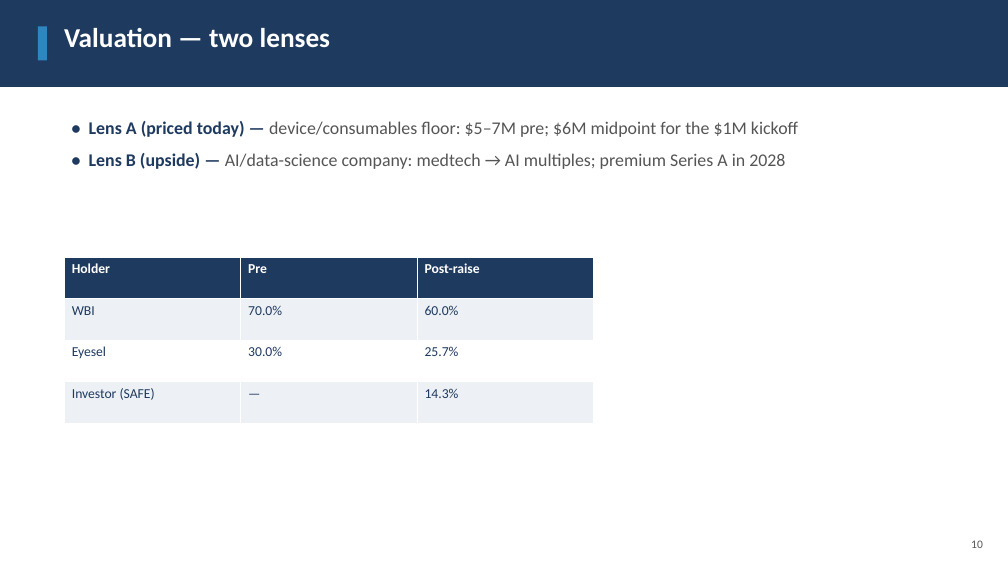
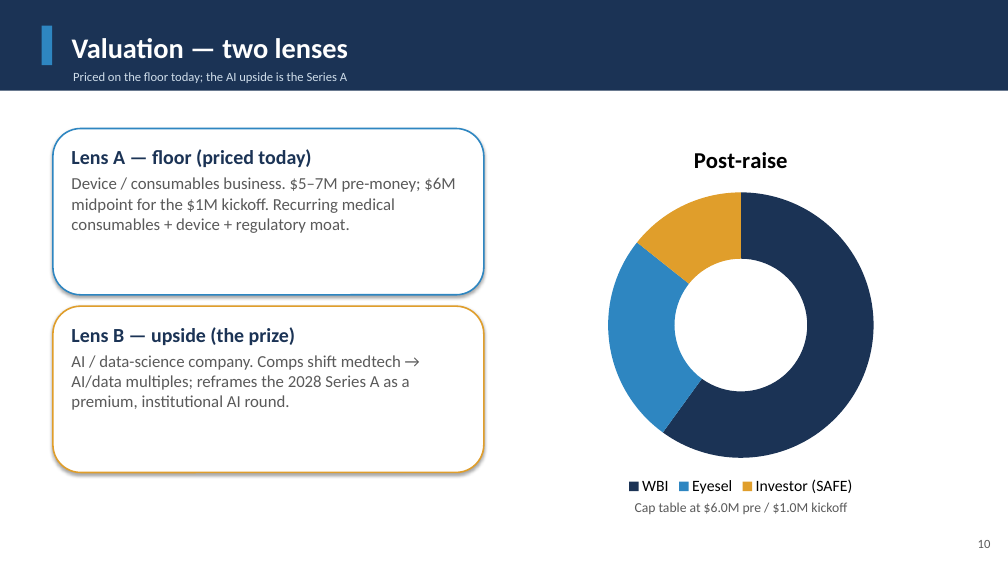
Before and after one commit to leicatam/gamification, a slide deck: slide 10 of synexo/Synapep_Investor_Deck.pptx. Drawn at 1008x567 pixels with LibreOffice and Linux fonts; fonts in the diff are those of the drawing. Boxes give left, top, right and bottom in pixels: in the first picture for what was removed or moved away, otherwise in the second. Text is boxed around its words. In the diff, an @@ line names an element or a change of style, - is before the commit and + after.

```diff
--- a/synexo/Synapep_Investor_Deck.pptx
+++ b/synexo/Synapep_Investor_Deck.pptx
@@ rectangle resized from (x1=0, y1=0, x2=1008, y2=87) to (x1=0, y1=0, x2=1008, y2=91) @@
@@ rectangle at (x1=0, y1=0, x2=1008, y2=91): fill #1F3A5F to #1B3355 @@
@@ rectangle resized from (x1=38, y1=26, x2=47, y2=60) to (x1=42, y1=26, x2=52, y2=65) @@
@@ text "Valuation — two lenses" moved from (x1=64, y1=28, x2=331, y2=48) to (x1=72, y1=38, x2=348, y2=59) @@
@@ text "Valuation — two lenses" at (x1=72, y1=38, x2=348, y2=59): size 26 to 27 pt; more space between paragraphs; vertical alignment top to middle @@
@@ text added at (x1=73, y1=72, x2=347, y2=83), 12 pt, text #CFDDEA @@
+Priced on the floor today; the AI upside is the Series A
@@ rounded rectangle added at (x1=53, y1=129, x2=484, y2=295), fill #FFFFFF, outline #2E86C1 1.5 pt, 16 pt, text #5A5A5A @@
+Lens A — floor (priced today)
+Device / consumables business. $5–7M pre-money; $6M midpoint for the $1M kickoff. Recurring medical consumables + device + regulatory moat.
@@ text removed at (x1=89, y1=121, x2=798, y2=169) @@
-• Lens A (priced today) — device/consumables floor: $5–7M pre; $6M midpoint for the $1M kickoff
-• Lens B (upside) — AI/data-science company: medtech → AI multiples; premium Series A in 2028
@@ doughnut chart added at (x1=522, y1=129, x2=960, y2=499) @@
+title "Post-raise"
+categories: WBI, Eyesel, Investor (SAFE)
+Post-raise: 60, 26, 14
@@ table removed at (x1=64, y1=257, x2=593, y2=423), 4 rows, 3 columns @@
-Holder | Pre | Post-raise
-WBI | 70.0% | 60.0%
-Eyesel | 30.0% | 25.7%
-Investor (SAFE) | — | 14.3%
@@ rounded rectangle added at (x1=53, y1=306, x2=484, y2=473), fill #FFFFFF, outline #E09E2B 1.5 pt, 16 pt, text #5A5A5A @@
+Lens B — upside (the prize)
+AI / data-science company. Comps shift medtech → AI/data multiples; reframes the 2028 Series A as a premium, institutional AI round.
@@ text added at (x1=635, y1=502, x2=847, y2=514), 13 pt, text #5A5A5A @@
+Cap table at $6.0M pre / $1.0M kickoff
@@ text "10" moved from (x1=971, y1=540, x2=983, y2=548) to (x1=978, y1=540, x2=991, y2=548) @@
@@ text "10" at (x1=978, y1=540, x2=991, y2=548): size 11 to 12 pt, text colour #555555 to #5A5A5A; more space between paragraphs @@
```
Also in this commit, not shown: 13 other slides changed, 1 other file.
